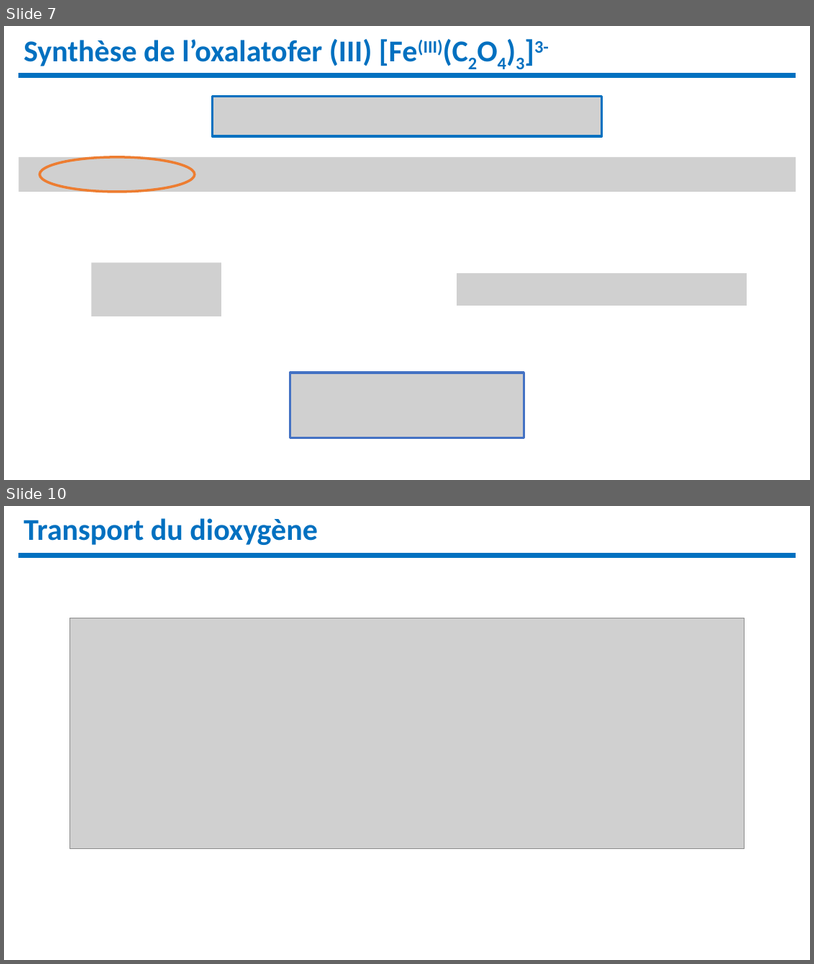
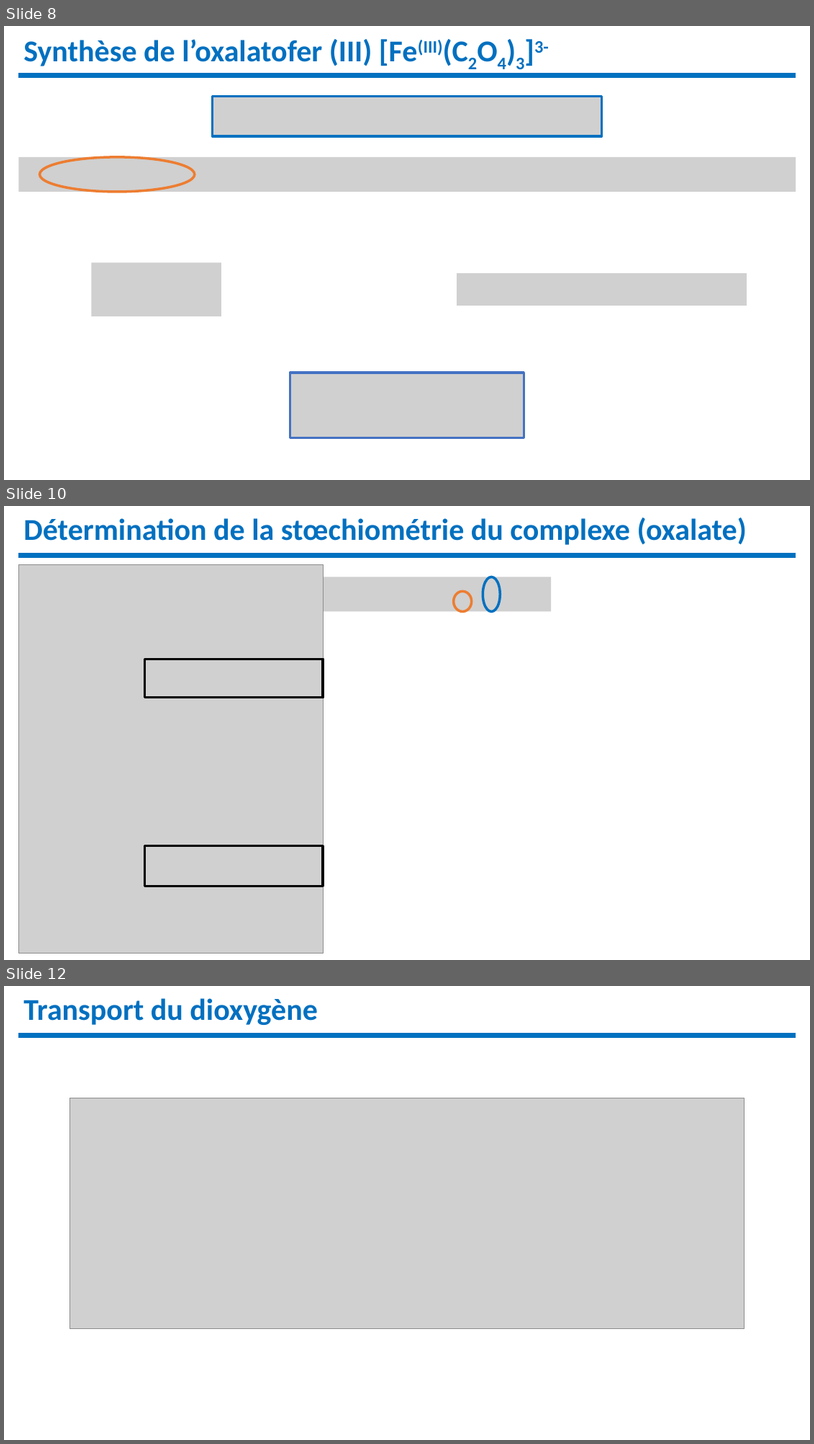
Before and after one commit to remimetzdorff/agregation, a slide deck: Leçons/Lecons de chimie 2019-2020/LC04.pptx. Shown one above the other, each under a label of ours: slides 7 and 10 before the commit, slides 8, 10 and 12 after it; the slides between them are not shown. The pictures are 814x964 and 814x1444 pixels, drawn with LibreOffice and Linux fonts; fonts in the diff are those of the drawing; grey boxes stand for pictures. Boxes give left, top, right and bottom in pixels: in the first picture for what was removed or moved away, otherwise in the second. Text is boxed around its words. In the diff, an @@ line names an element or a change of style, - is before the commit and + after.

```diff
--- a/Leçons/Lecons de chimie 2019-2020/LC04.pptx
+++ b/Leçons/Lecons de chimie 2019-2020/LC04.pptx
@@ slide 10 added at [4,506,810,960], background #FFFFFF @@
@@ text added at [23,518,747,545], 36 pt, text #0070C0, bold @@
+Détermination de la stœchiométrie du complexe (oxalate)
@@ line added from (18, 556) to (797, 556), #0070C0 6 pt @@
@@ picture added at [18,565,324,953] @@
@@ picture added at [319,577,551,611] @@
@@ ellipse added at [454,591,472,611], outline #ED7D31 3 pt @@
@@ ellipse added at [483,577,501,611], outline #0070C0 3 pt @@
@@ picture added at [145,659,324,698] @@
@@ picture added at [145,846,324,886] @@
@@ what was slide 7 is now slide 8 @@
@@ what was slide 10 is now slide 12 @@
```
Also in this commit, not shown: 5 slides changed, 2 other slides added, 27 other files.
